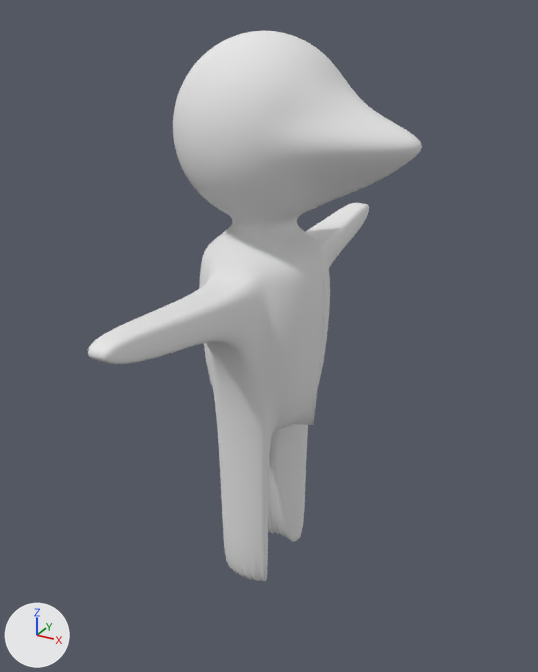
Renders of the Blender file 01 - Models/fb_player.blend from each side of a commit.
Before and after are seen from a 50 mm lens placed at (4.1, -7.28, 7.01), pointed at (0.23, -0.25, 3.49). Every picture has the same lights, and +X, +Y and +Z are marked at lower left.
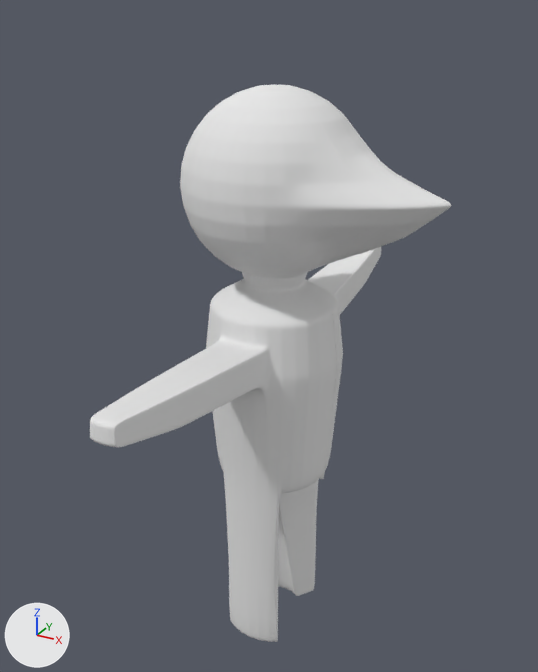
Boxes (x1, y1, x2, y2) around the edits, measured in the pictures (538 x 672 px):
'Cube', reshaped, moved (8% wider): before (88, 30, 422, 581); after (90, 85, 451, 642)
part 1 of me_cube, added: after (90, 85, 451, 642)

What changed in the scene script:
```text
Change me_cube:
    used by ob_cube; location = (0.09, 0.0, 3.8)
    remove me_cube.from_pydata(...)  # 697 vertices, 732 faces; spans x -1.05..1.89, y -3.02..3.02, z -3.81..3.0
    add me_cube.from_pydata(...)  # 10867 vertices, 11532 faces; spans x -1.05..1.89, y -3.02..3.02, z -3.81..3.0
    me_cube part 1: 10170 vertices added at x -1.05..1.84, y -3.02..3.02, z -3.81..3.0
Change ob_cube:
    ob_cube.location: (0.09, 0.0, 3.8) -> (0.4, -0.33, 3.31)
```
